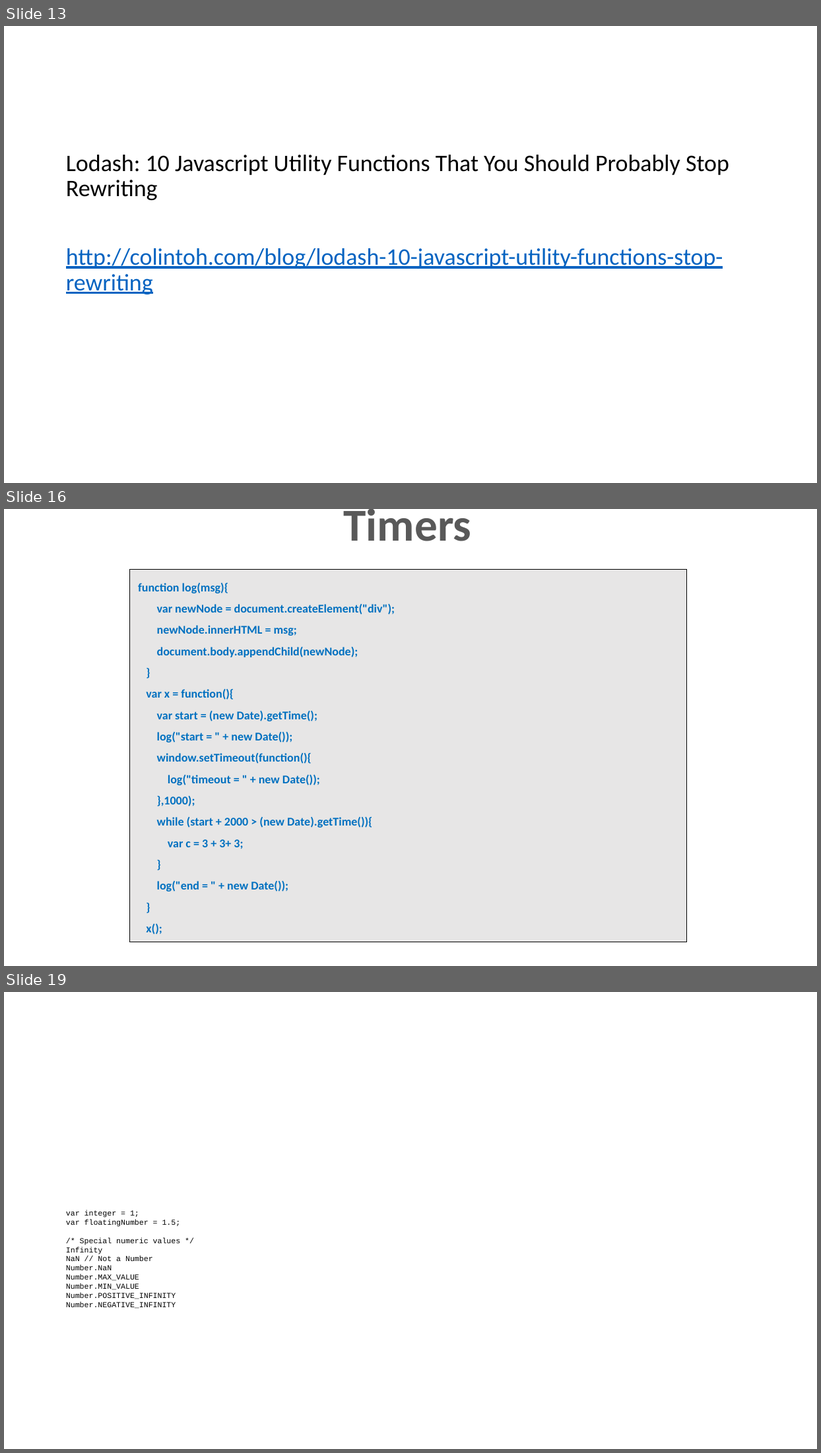
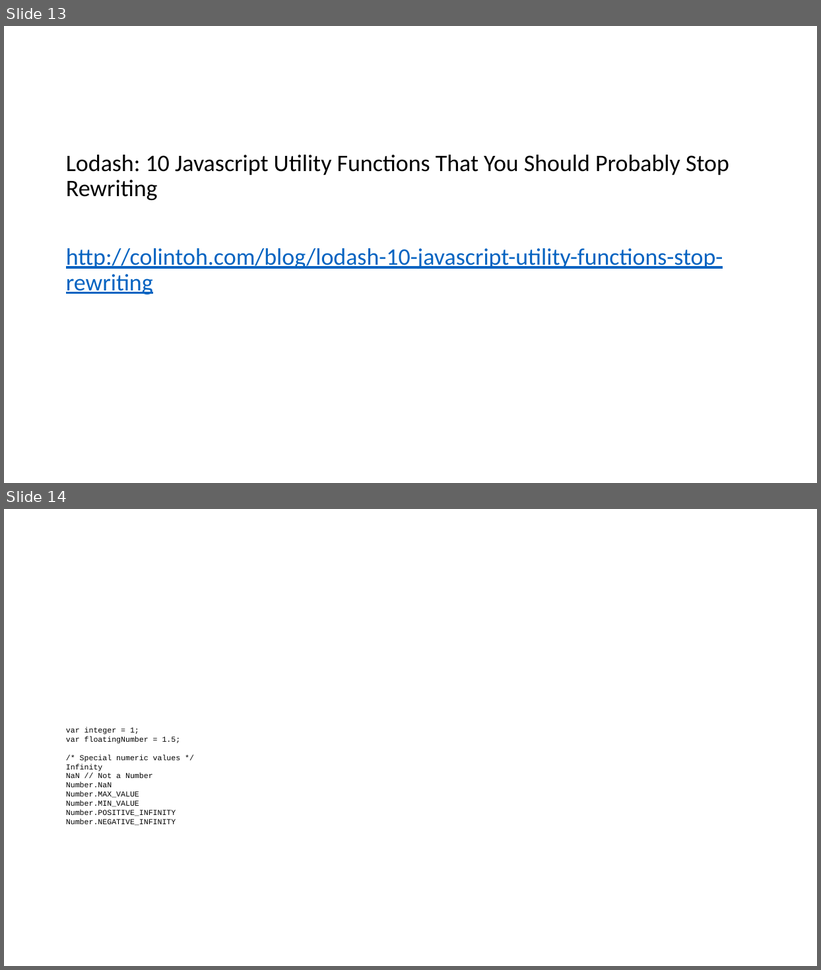
Before and after one commit to dzmitry-varabei/front-end-course, a slide deck: es6/Presentation1.pptx. Shown one above the other, each under a label of ours: slides 13, 16 and 19 before the commit, slides 13 and 14 after it; the slides between them are not shown. The pictures are 821x1453 and 821x970 pixels, drawn with LibreOffice and Linux fonts; fonts in the diff are those of the drawing. Boxes give left, top, right and bottom in pixels: in the first picture for what was removed or moved away, otherwise in the second. Text is boxed around its words. In the diff, an @@ line names an element or a change of style, - is before the commit and + after.

```diff
--- a/es6/Presentation1.pptx
+++ b/es6/Presentation1.pptx
@@ slide 16 removed at (x1=4, y1=509, x2=817, y2=966), background #FFFFFF @@
@@ title removed at (x1=344, y1=509, x2=472, y2=541) @@
-Timers
@@ rectangle removed at (x1=129, y1=569, x2=687, y2=942) @@
-function log(msg){
-var newNode = document.createElement("div");
-newNode.innerHTML = msg;
-document.body.appendChild(newNode);
-}
-var x = function(){
-var start = (new Date).getTime();
-log("start = " + new Date());
-window.setTimeout(function(){
-log("timeout = " + new Date());
-},1000);
-while (start + 2000 > (new Date).getTime()){
-var c = 3 + 3+ 3;
-}
-log("end = " + new Date());
-}
-x();
@@ what was slide 19 is now slide 14 @@
```
Also in this commit, not shown: 4 other slides removed, 4 other files.
